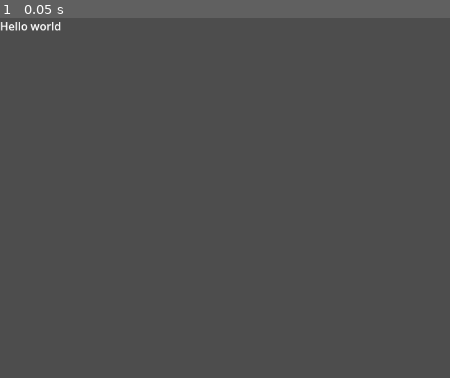
Above: before the commit, frame 1.
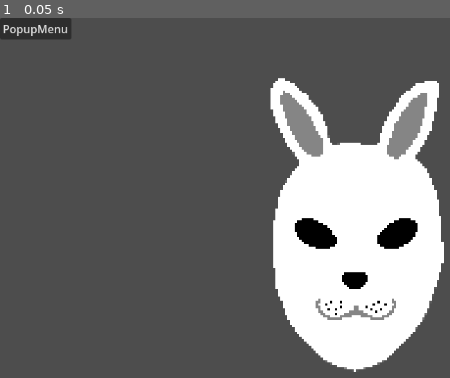
Above: after the commit, the same moment.

Repository: LeeviLautanen/GameJam2026
Game: Godot game, scene res://scene_1.tscn
The game is run twice, just before and just after one commit, with the same random seed, the same clock (stepped at 60 frames per second) and the same inputs.
Inputs:
- Up to frame 1 (0.05 s): no input

The runs differ from the first frame. In frame 1, 24% of the frame differs, in the area x 0-99%, y 0-99%.

Commit message:
Added a placeholder mask

Diff:
--- a/scene_1.tscn
+++ b/scene_1.tscn
@@ -1,11 +1,40 @@
 [gd_scene format=3 uid="uid://djos3kt7quw2v"]
 
-[ext_resource type="Script" uid="uid://b21c5g2x6ks14" path="res://test.cs" id="1_3sd7o"]
+[ext_resource type="Texture2D" uid="uid://l58pilahwhrx" path="res://Art/Placeholder/Base.PNG" id="1_kl852"]
+[ext_resource type="Texture2D" uid="uid://bt53wb18qgea8" path="res://Art/Placeholder/Ears.PNG" id="2_4nmru"]
+[ext_resource type="Texture2D" uid="uid://bu02v78y4486q" path="res://Art/Placeholder/Eyes.PNG" id="3_05u5g"]
+[ext_resource type="Texture2D" uid="uid://capfqskpnwksn" path="res://Art/Placeholder/Mouth.PNG" id="4_cr3cd"]
+[ext_resource type="Texture2D" uid="uid://bc8cho3j4lasj" path="res://Art/Placeholder/Nose.PNG" id="5_mjd5i"]
 
-[node name="scene_1" type="Node2D" unique_id=1252822935]
-script = ExtResource("1_3sd7o")
+[node name="Scene1" type="Node2D" unique_id=1252822935]
 
-[node name="Label" type="Label" parent="." unique_id=246332121]
+[node name="Base" type="Sprite2D" parent="." unique_id=1641066384]
+texture_filter = 1
+position = Vector2(510.00006, 306.00003)
+scale = Vector2(3.415, 3.415)
+texture = ExtResource("1_kl852")
+
+[node name="Ears" type="Sprite2D" parent="Base" unique_id=2054170775]
+texture = ExtResource("2_4nmru")
+
+[node name="Eyes" type="Sprite2D" parent="Base" unique_id=1238309491]
+texture = ExtResource("3_05u5g")
+
+[node name="Mouth" type="Sprite2D" parent="Base" unique_id=2000915286]
+texture = ExtResource("4_cr3cd")
+
+[node name="Nose" type="Sprite2D" parent="Base" unique_id=1408035836]
+texture = ExtResource("5_mjd5i")
+
+[node name="Control" type="Control" parent="." unique_id=1959831784]
+layout_mode = 3
+anchors_preset = 0
 offset_right = 40.0
-offset_bottom = 23.0
-text = "Hello world"
+offset_bottom = 40.0
+
+[node name="MenuBar" type="MenuBar" parent="Control" unique_id=904388708]
+layout_mode = 0
+offset_right = 40.0
+offset_bottom = 40.0
+
+[node name="PopupMenu" type="PopupMenu" parent="Control/MenuBar" unique_id=364449314]
Binary file added: Art/Placeholder/Base.PNG
Not shown, added: Art/Placeholder/Base.PNG.import
Binary file added: Art/Placeholder/Ears.PNG
Not shown, added: Art/Placeholder/Ears.PNG.import
Binary file added: Art/Placeholder/Eyes.PNG
Not shown, added: Art/Placeholder/Eyes.PNG.import
Binary file added: Art/Placeholder/Mouth.PNG
Not shown, added: Art/Placeholder/Mouth.PNG.import
Binary file added: Art/Placeholder/Nose.PNG
Not shown, added: Art/Placeholder/Nose.PNG.import
